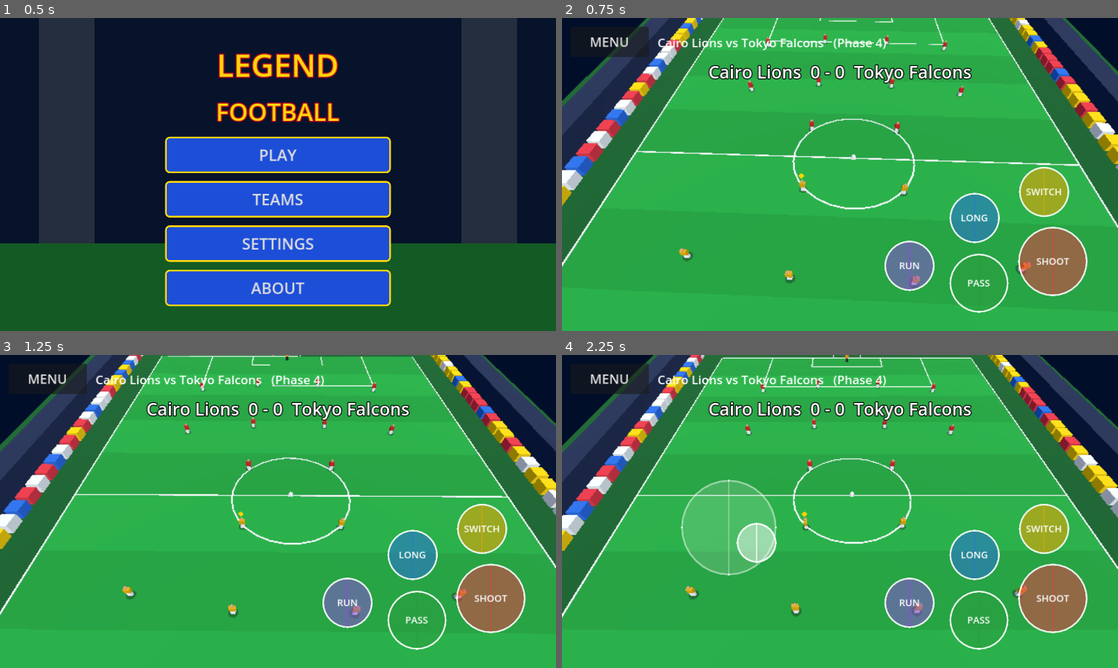
Above: before the commit, frames 1-4 (two rows, left to right).
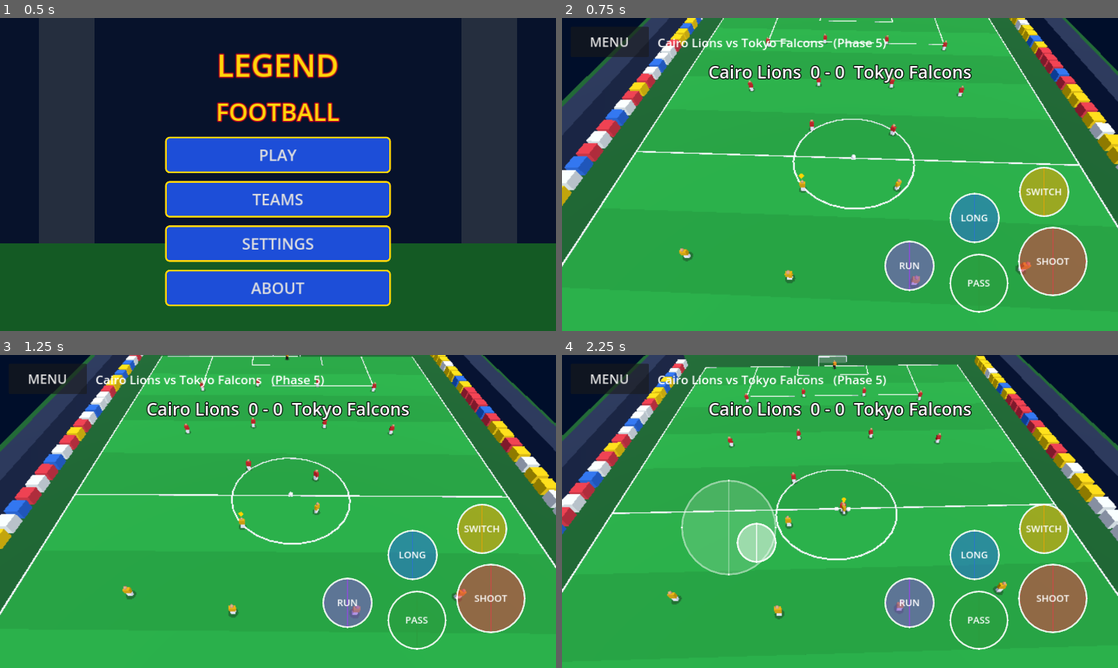
Above: after the commit, the same moments.

Repository: saaalk455-blip/Legend-Football-
Game: Godot game, scene res://scenes/main_menu.tscn
The game is run twice, just before and just after one commit, with the same random seed, the same clock (stepped at 60 frames per second) and the same inputs.
Inputs (mouse positions are in pixels of both pictures, inside the frame that each line leads up to):
- Up to frame 1 (0.5 s): no input
- Up to frame 2 (0.75 s): click "PLAY" at 0.5 s
- Up to frame 3 (1.25 s): no input
- Up to frame 4 (2.25 s): move the mouse to (962, 495) at 1.27 s; click (962, 495) at 1.42 s; drag from (728, 527) to (812, 574) at 2.02 s

Frame 1 is identical in both runs. In frame 2, 0.2% of the frame differs, in the area x 56-63%, y 6-57%; in frame 3, 0.2%; in frame 4, 20%, in the area x 0-100%, y 0-96%.

Commit message:
Phase 5: AI for both teams, goalkeepers, difficulty levels
Co-Authored-By: Claude Sonnet 5.5 <noreply@anthropic.com>
Claude-Session: https://claude.ai/code/session_017XVsjNCat4JJGNMQ9QTcfi

Diff:
--- a/scripts/game.gd
+++ b/scripts/game.gd
@@ -83,6 +83,7 @@
 	if controls == null or ball == null:
 		return
 	_update_ball(delta)
+	_update_ai(delta)
 	_move_controlled(delta)
 
 
@@ -168,8 +169,8 @@
 		ball.position = holder.position + _forward(holder) * 0.9 + Vector3(0, BALL_R, 0)
 		ball_vel = Vector3.ZERO
 		hold_time += delta
-		if holder.team_id == 1 and hold_time > 1.0:
-			_opponent_clear()
+		if holder.team_id == 1 and hold_time > 6.0:
+			_opponent_clear()   # safety net if the AI ever gets stuck
 		return
 	_ball_physics(delta)
 	_try_pickup()
@@ -205,7 +206,10 @@
 		var is_gk := p.role == "GK"
 		if speed > (40.0 if is_gk else 16.0):
 			continue
-		var reach := 2.0 if is_gk else 1.25
+		var opp_gk_reach: float = [1.3, 1.7, 2.1][Global.difficulty]
+		var reach := 1.25
+		if is_gk:
+			reach = opp_gk_reach if p.team_id == 1 else 1.9
 		var d := Vector2(p.position.x - ball.position.x, p.position.z - ball.position.z).length()
 		if d < reach and d < best_d:
 			best_d = d
@@ -334,6 +338,181 @@
 		score_label.text = "%s  %d - %d  %s" % [Global.TEAMS[team_a]["name"], score[0], score[1], Global.TEAMS[team_b]["name"]]
 	if goal_label != null:
 		goal_label.visible = goal
+
+
+# ---------------------------------------------------------------- AI
+
+func _update_ai(delta: float) -> void:
+	if goal_timer > 0.0:
+		return
+	var diff := Global.difficulty
+	var spd_mult: float = [0.75, 0.9, 1.05][diff]
+	var react: float = [0.9, 0.55, 0.3][diff]
+	for p in players:
+		p.ai_cd = maxf(p.ai_cd - delta, 0.0)
+	for team_id in 2:
+		var chaser := _chaser(team_id)
+		var has_ball := holder != null and holder.team_id == team_id
+		for p in players:
+			if p.team_id != team_id or p == controlled:
+				continue
+			var mult := spd_mult if team_id == 1 else 0.95
+			if p.role == "GK":
+				mult = 1.3
+			if p == holder:
+				_ai_with_ball(p, react, mult, delta)
+				continue
+			_move_toward(p, _ai_target(p, chaser, has_ball), mult, delta)
+			if p == chaser and holder != null and holder.team_id != team_id:
+				_ai_try_tackle(p, diff)
+
+
+func _chaser(team_id: int) -> Player:
+	if holder != null and holder.team_id == team_id:
+		return null
+	var best: Player = null
+	var best_d := INF
+	for p in players:
+		if p.team_id != team_id or p.role == "GK" or p == controlled:
+			continue
+		var d := p.position.distance_squared_to(ball.position)
+		if d < best_d:
+			best_d = d
+			best = p
+	if team_id == 0 and controlled != null and best != null:
+		if controlled.position.distance_squared_to(ball.position) < best_d:
+			return null   # the human is closer, let them go for it
+	return best
+
+
+func _ai_target(p: Player, chaser: Player, has_ball: bool) -> Vector3:
+	if p.role == "GK":
+		var gz := HALF_L if p.team_id == 0 else -HALF_L
+		var out := clampf((22.0 - absf(ball.position.z - gz)) / 22.0, 0.0, 1.0) * 4.0
+		return Vector3(clampf(ball.position.x * 0.45, -3.4, 3.4), 0.0, gz - signf(gz) * (1.5 + out))
+	if p == chaser:
+		if holder != null:
+			return holder.position
+		return ball.position + Vector3(ball_vel.x, 0.0, ball_vel.z) * 0.25
+	var atk := -1.0 if p.team_id == 0 else 1.0
+	var shift := clampf(ball.position.z, -HALF_L, HALF_L) * 0.45
+	var push := 0.0
+	if has_ball:
+		if p.role == "FWD":
+			push = atk * 18.0
+		elif p.role == "MID":
+			push = atk * 10.0
+		else:
+			push = atk * 4.0
+	var t := Vector3(p.home_pos.x + ball.position.x * 0.2, 0.0, p.home_pos.z + shift + push)
+	t.x = clampf(t.x, -HALF_W + 3.0, HALF_W - 3.0)
+	t.z = clampf(t.z, -HALF_L + 8.0, HALF_L - 8.0)
+	if p.role == "DEF":
+		if p.team_id == 0:
+			t.z = maxf(t.z, -4.0)
+		else:
+			t.z = minf(t.z, 4.0)
+	return t
+
+
+func _move_toward(p: Player, target: Vector3, mult: float, delta: float) -> void:
+	var to := target - p.position
+	to.y = 0.0
+	var dist := to.length()
+	if dist < 0.4:
+		return
+	var spd := (4.5 + 0.03 * float(p.speed_stat)) * mult
+	if dist > 12.0:
+		spd *= 1.25
+	var dir := to / dist
+	p.position += dir * minf(spd * delta, dist)
+	p.rotation.y = lerp_angle(p.rotation.y, atan2(dir.x, dir.z), clampf(delta * 10.0, 0.0, 1.0))
+
+
+func _ai_try_tackle(p: Player, diff: int) -> void:
+	if holder == null or holder.team_id == p.team_id or p.ai_cd > 0.0:
+		return
+	if p.position.distance_to(holder.position) > 1.9 or hold_time < 0.5:
+		return
+	p.ai_cd = 1.0
+	var chance: float = [0.2, 0.35, 0.5][diff]
+	if p.team_id == 0:
+		chance = 0.6   # teammates help the human
+	if randf() < chance:
+		blocked_player = holder
+		blocked_timer = 0.8
+		holder = p
+		hold_time = 0.0
+		if p.team_id == 0:
+			controlled = p
+
+
+func _nearest_enemy_dist(pos: Vector3, team_id: int) -> float:
+	var best := INF
+	for q in players:
+		if q.team_id == team_id:
+			continue
+		best = minf(best, Vector2(q.position.x - pos.x, q.position.z - pos.z).length())
+	return best
+
+
+func _ai_with_ball(p: Player, react: float, mult: float, delta: float) -> void:
+	var atk := 1.0 if p.team_id == 1 else -1.0
+	var gz := atk * HALF_L
+	if p.role == "GK":
+		if hold_time > react + 0.6:
+			_ai_pass(p, true)
+		return
+	var dist_goal := Vector2(p.position.x, p.position.z - gz).length()
+	if hold_time > react:
+		if dist_goal < 25.0:
+			_ai_shoot(p)
+			return
+		if _nearest_enemy_dist(p.position, p.team_id) < 4.0 or hold_time > 3.5:
+			if _ai_pass(p, false):
+				return
+	_move_toward(p, Vector3(p.position.x * 0.8, 0.0, gz), mult * 0.85, delta)
+
+
+func _ai_pass(p: Player, lofted: bool) -> bool:
+	var atk := 1.0 if p.team_id == 1 else -1.0
+	var best: Player = null
+	var best_s := -INF
+	for t in players:
+		if t.team_id != p.team_id or t == p or t.role == "GK":
+			continue
+		var to := t.position - p.position
+		to.y = 0.0
+		var d := to.length()
+		if d < 5.0 or d > 40.0:
+			continue
+		var s := atk * to.z * 0.06 - d * 0.02 + _nearest_enemy_dist(t.position, p.team_id) * 0.1
+		if s > best_s:
+			best_s = s
+			best = t
+	if best == null:
+		return false
+	var err: float = [0.12, 0.07, 0.04][Global.difficulty]
+	var flat := best.position - p.position
+	flat.y = 0.0
+	var d2 := flat.length()
+	flat = flat.normalized().rotated(Vector3.UP, randf_range(-err, err))
+	_release_ball(p)
+	if lofted or d2 > 28.0:
+		ball_vel = flat * clampf(d2 / 0.8, 10.0, 32.0) + Vector3(0, 9.0, 0)
+	else:
+		ball_vel = flat * clampf(d2 * 1.5 + 7.0, 10.0, 26.0) * (0.85 + float(p.pass_stat) / 500.0)
+	return true
+
+
+func _ai_shoot(p: Player) -> void:
+	var gz := HALF_L if p.team_id == 1 else -HALF_L
+	var err: float = [0.1, 0.06, 0.035][Global.difficulty]
+	var to := Vector3(randf_range(-3.0, 3.0), 0.0, gz) - p.position
+	to.y = 0.0
+	var dir := to.normalized().rotated(Vector3.UP, randf_range(-err, err) * (1.0 + to.length() / 15.0))
+	_release_ball(p)
+	ball_vel = dir * (22.0 + float(p.shoot_stat) * 0.12) + Vector3(0, 1.5 + randf() * 1.5, 0)
 
 
 func _build_controls() -> void:
@@ -516,7 +695,7 @@
 	b.pressed.connect(func(): get_tree().change_scene_to_file("res://scenes/main_menu.tscn"))
 	layer.add_child(b)
 	var l := Label.new()
-	l.text = "%s vs %s   (Phase 4)" % [Global.TEAMS[team_a]["name"], Global.TEAMS[team_b]["name"]]
+	l.text = "%s vs %s   (Phase 5)" % [Global.TEAMS[team_a]["name"], Global.TEAMS[team_b]["name"]]
 	l.position = Vector2(220, 36)
 	l.add_theme_font_size_override("font_size", 28)
 	layer.add_child(l)
--- a/scripts/player.gd
+++ b/scripts/player.gd
@@ -9,6 +9,7 @@
 var shoot_stat := 70
 var pass_stat := 70
 var shirt_number := 1
+var ai_cd := 0.0
 
 
 func setup(p_team: int, p_role: String, p_home: Vector3, shirt: Color, shorts: Color, number: int) -> void:
